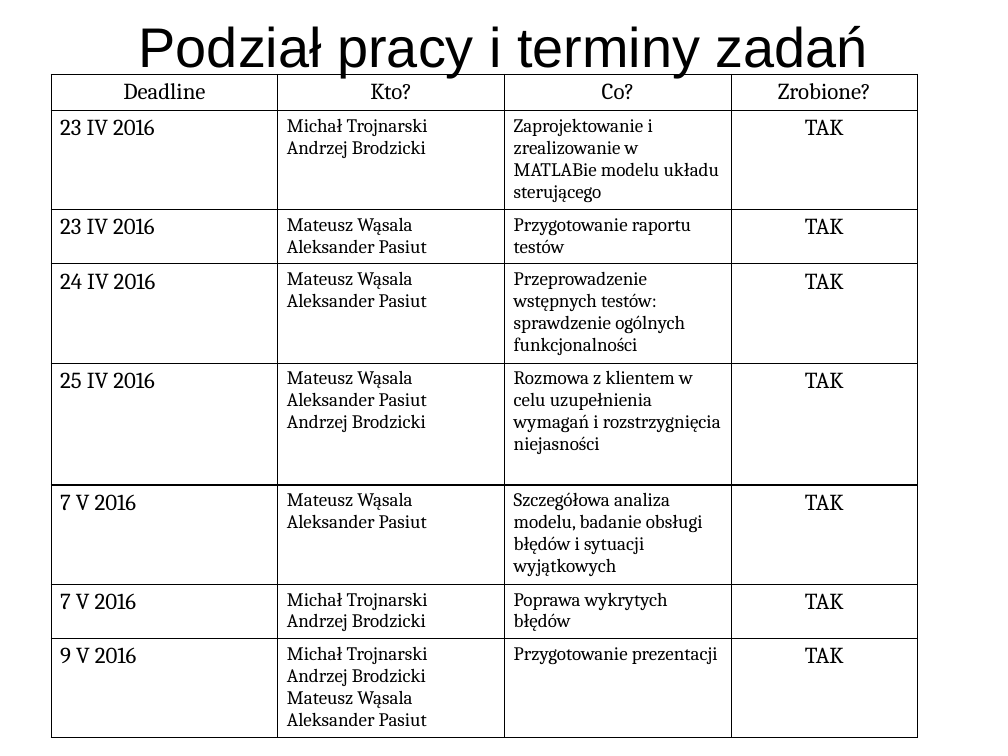
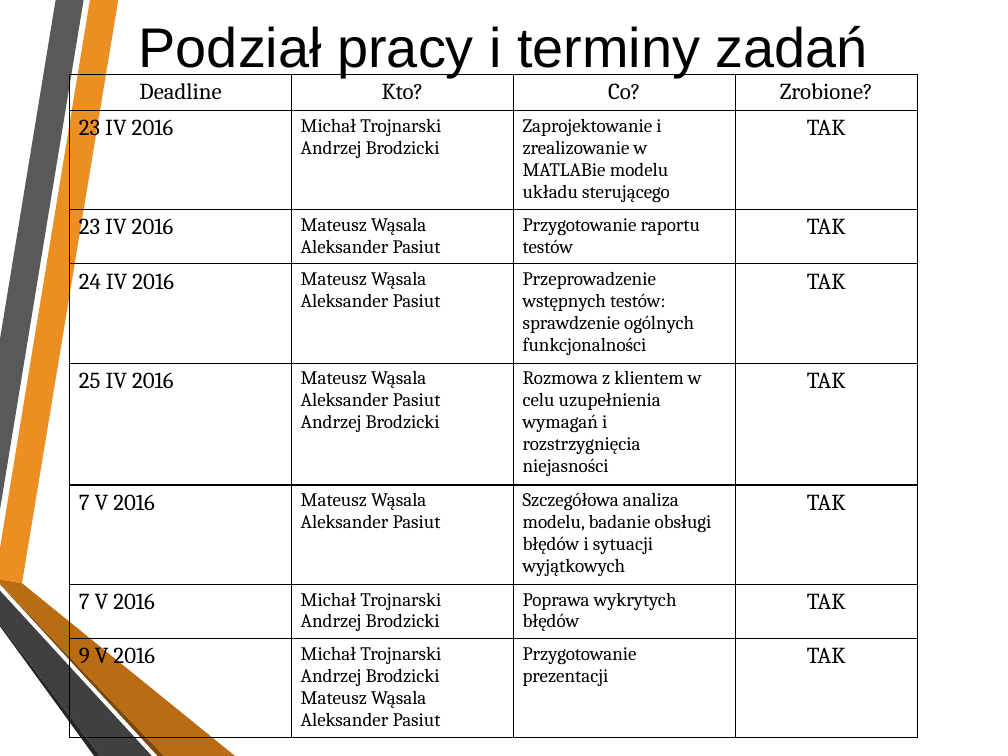
Before and after one commit to andrzejbro/APProject2_CarLights, a slide deck: slide 6 of car_lights.pptx. Drawn at 1008x756 pixels with LibreOffice and Linux fonts; fonts in the diff are those of the drawing; background and template pictures are left out. Boxes give left, top, right and bottom in pixels: in the first picture for what was removed or moved away, otherwise in the second. Text is boxed around its words. In the diff, an @@ line names an element or a change of style, - is before the commit and + after.

```diff
--- a/car_lights.pptx
+++ b/car_lights.pptx
@@ table: place and size @@
-table at <box>51,74,918,746</box>
+table at <box>70,74,918,749</box>
@@ group added at <box>0,0,235,756</box>: 6 freeform shapes @@
```
Also in this commit, not shown: 5 other slides changed, 1 other file.
